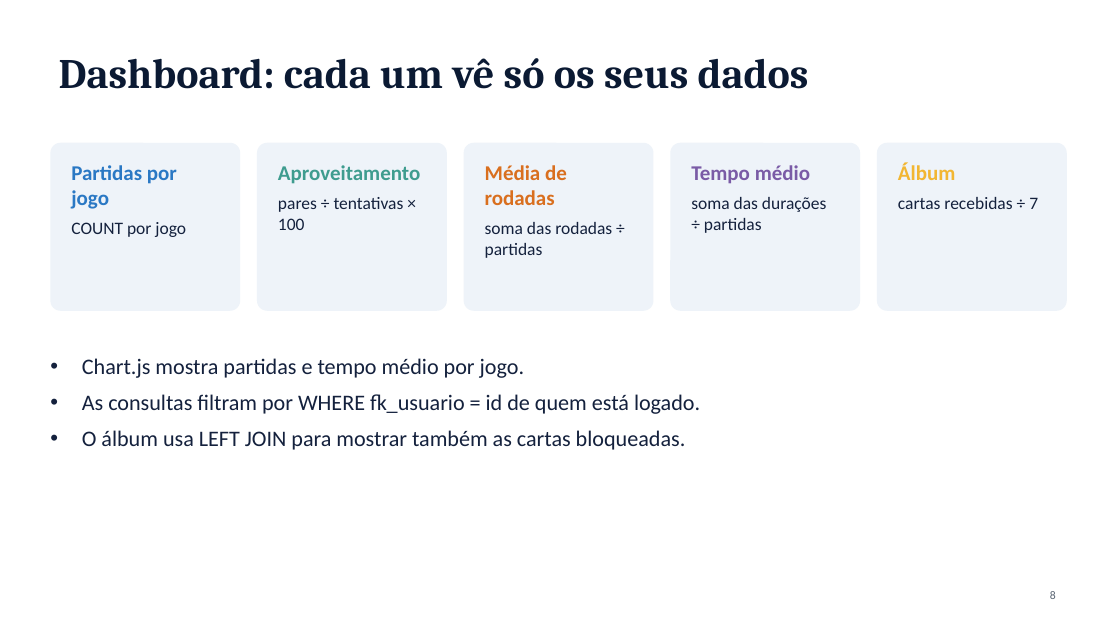
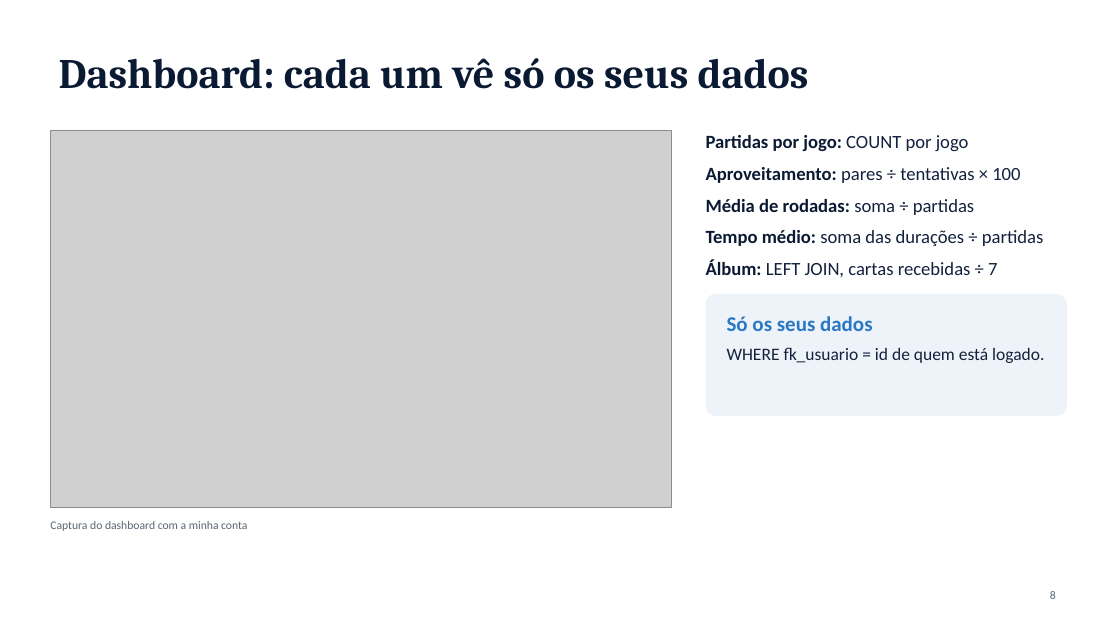
Before and after one commit to yPatrick0/projeto-individual-Patrick, a slide deck: slide 8 of ti/apresentacao.pptx. Drawn at 1120x630 pixels with LibreOffice and Linux fonts; fonts in the diff are those of the drawing; grey boxes stand for pictures. Boxes give left, top, right and bottom in pixels: in the first picture for what was removed or moved away, otherwise in the second. Text is boxed around its words. In the diff, an @@ line names an element or a change of style, - is before the commit and + after.

```diff
--- a/ti/apresentacao.pptx
+++ b/ti/apresentacao.pptx
@@ rounded rectangle removed at [50, 143, 240, 311] @@
@@ picture added at [50, 130, 672, 507] @@
@@ rounded rectangle removed at [257, 143, 447, 311] @@
@@ rounded rectangle removed at [464, 143, 654, 311] @@
@@ rounded rectangle removed at [670, 143, 860, 311] @@
@@ text added at [706, 135, 1043, 277], 16 pt, text #14213D @@
+Partidas por jogo: COUNT por jogo
+Aproveitamento: pares ÷ tentativas × 100
+Média de rodadas: soma ÷ partidas
+Tempo médio: soma das durações ÷ partidas
+Álbum: LEFT JOIN, cartas recebidas ÷ 7
@@ rounded rectangle removed at [877, 143, 1067, 311] @@
@@ text removed at [71, 165, 186, 237] @@
-Partidas por jogo
-COUNT por jogo
@@ text removed at [278, 165, 420, 230] @@
-Aproveitamento
-pares ÷ tentativas × 100
@@ text removed at [485, 165, 612, 258] @@
-Média de rodadas
-soma das rodadas ÷ partidas
@@ text removed at [691, 165, 827, 233] @@
-Tempo médio
-soma das durações ÷ partidas
@@ text removed at [898, 163, 1038, 209] @@
-Álbum
-cartas recebidas ÷ 7
@@ rounded rectangle added at [706, 294, 1067, 416], fill #EEF3F9 @@
@@ text added at [727, 316, 1044, 363], 15 pt, text #14213D @@
+Só os seus dados
+WHERE fk_usuario = id de quem está logado.
@@ text removed at [82, 358, 700, 450] @@
-• Chart.js mostra partidas e tempo médio por jogo.
-• As consultas filtram por WHERE fk_usuario = id de quem está logado.
-• O álbum usa LEFT JOIN para mostrar também as cartas bloqueadas.
@@ text added at [50, 521, 247, 531], 10 pt, text #5A6573 @@
+Captura do dashboard com a minha conta
```
Also in this commit, not shown: 1 other slide changed, 18 other files.
